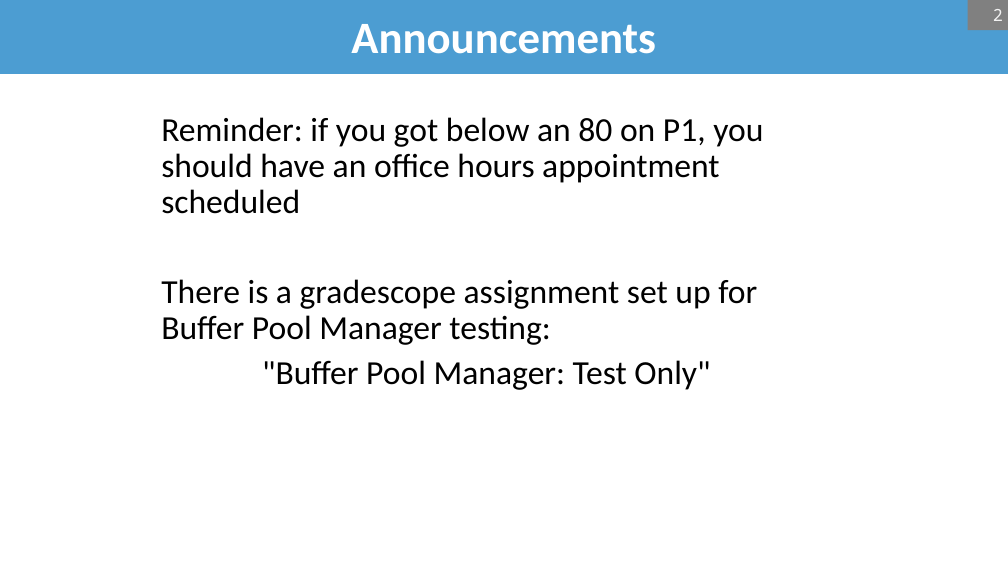
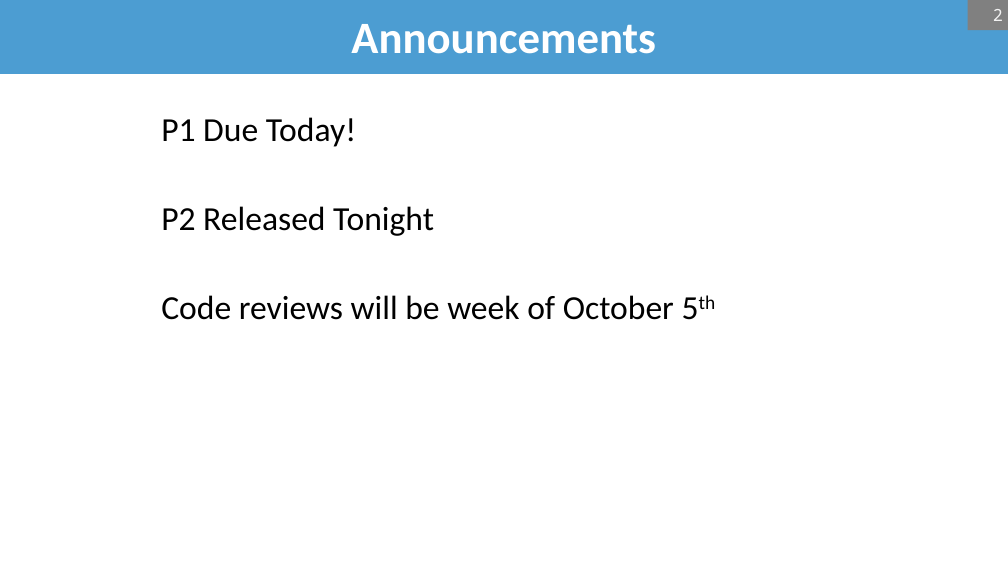
Before and after one commit to bsb20/bsb20.github.io, a slide deck: slide 2 of docs/421_f26/lectures/L08_concurrent_b_plus.pptx. Drawn at 1008x567 pixels with LibreOffice and Linux fonts; fonts in the diff are those of the drawing; background and template pictures are left out. Boxes give left, top, right and bottom in pixels: in the first picture for what was removed or moved away, otherwise in the second. Text is boxed around its words. In the diff, an @@ line names an element or a change of style, - is before the commit and + after.

```diff
--- a/docs/421_f26/lectures/L08_concurrent_b_plus.pptx
+++ b/docs/421_f26/lectures/L08_concurrent_b_plus.pptx
@@ text at box(161, 117, 674, 320): text changed @@
-Reminder: if you got below an 80 on P1, you should have an office hours appointment scheduled
-There is a gradescope assignment set up for Buffer Pool Manager testing:
-"Buffer Pool Manager: Test Only"
+P1 Due Today!
+P2 Released Tonight
+Code reviews will be week of October 5th
```
Also in this commit, not shown: 14 other slides changed, 25 slides added, 1 slide removed, 1 other file.
